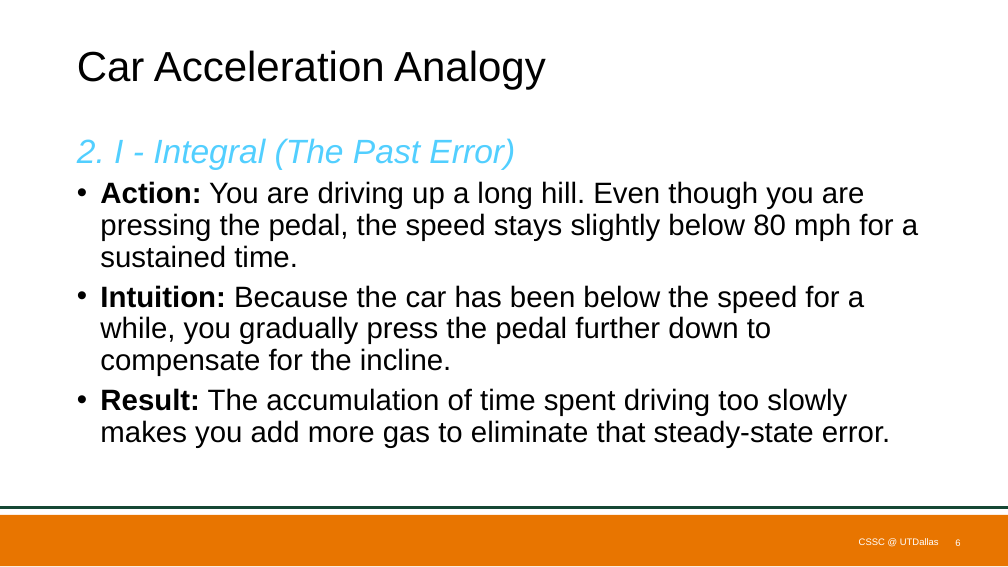
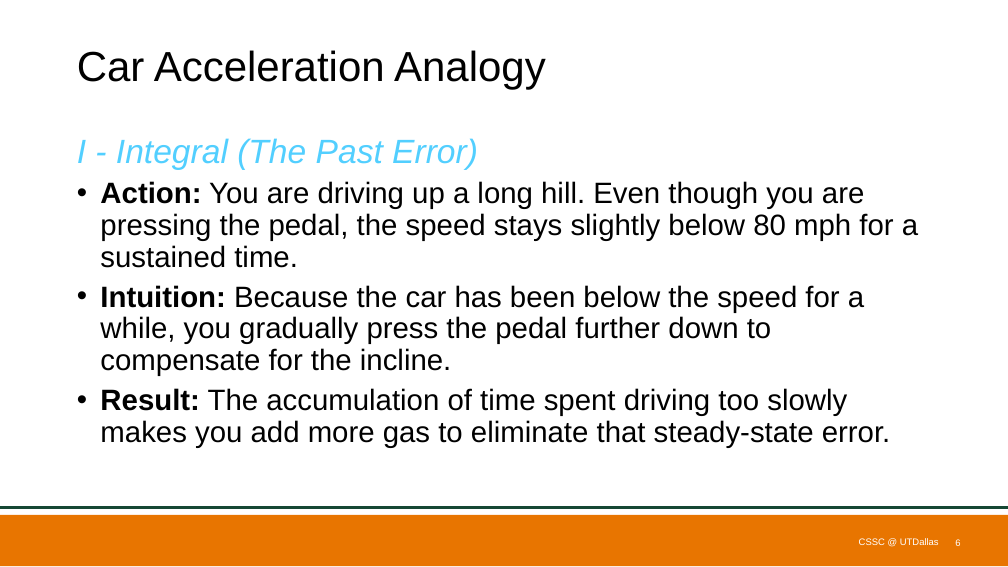
Before and after one commit to m-usama-z/cssc-pid-workshop, a slide deck: slide 6 of PID_Workshop_V1.pptx. Drawn at 1008x567 pixels with LibreOffice and Linux fonts; fonts in the diff are those of the drawing; background and template pictures are left out. Boxes give left, top, right and bottom in pixels: in the first picture for what was removed or moved away, otherwise in the second. Text is boxed around its words. In the diff, an @@ line names an element or a change of style, - is before the commit and + after.

```diff
--- a/PID_Workshop_V1.pptx
+++ b/PID_Workshop_V1.pptx
@@ text at bbox=[77, 138, 478, 170]: text changed @@
-2. I - Integral (The Past Error)
+I - Integral (The Past Error)
```
Also in this commit, not shown: 7 other slides changed, 4 slides added, 2 other files.
